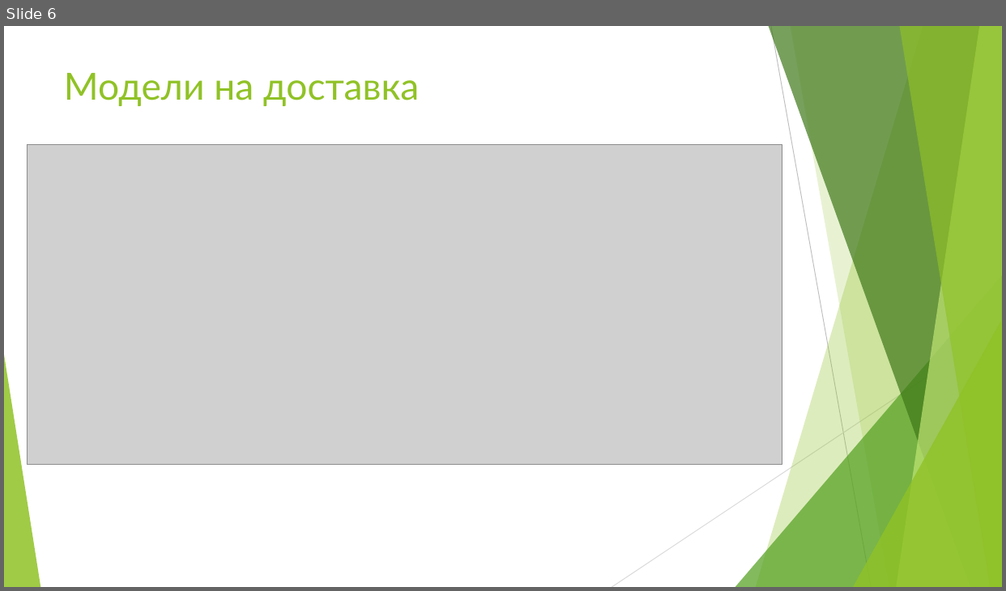
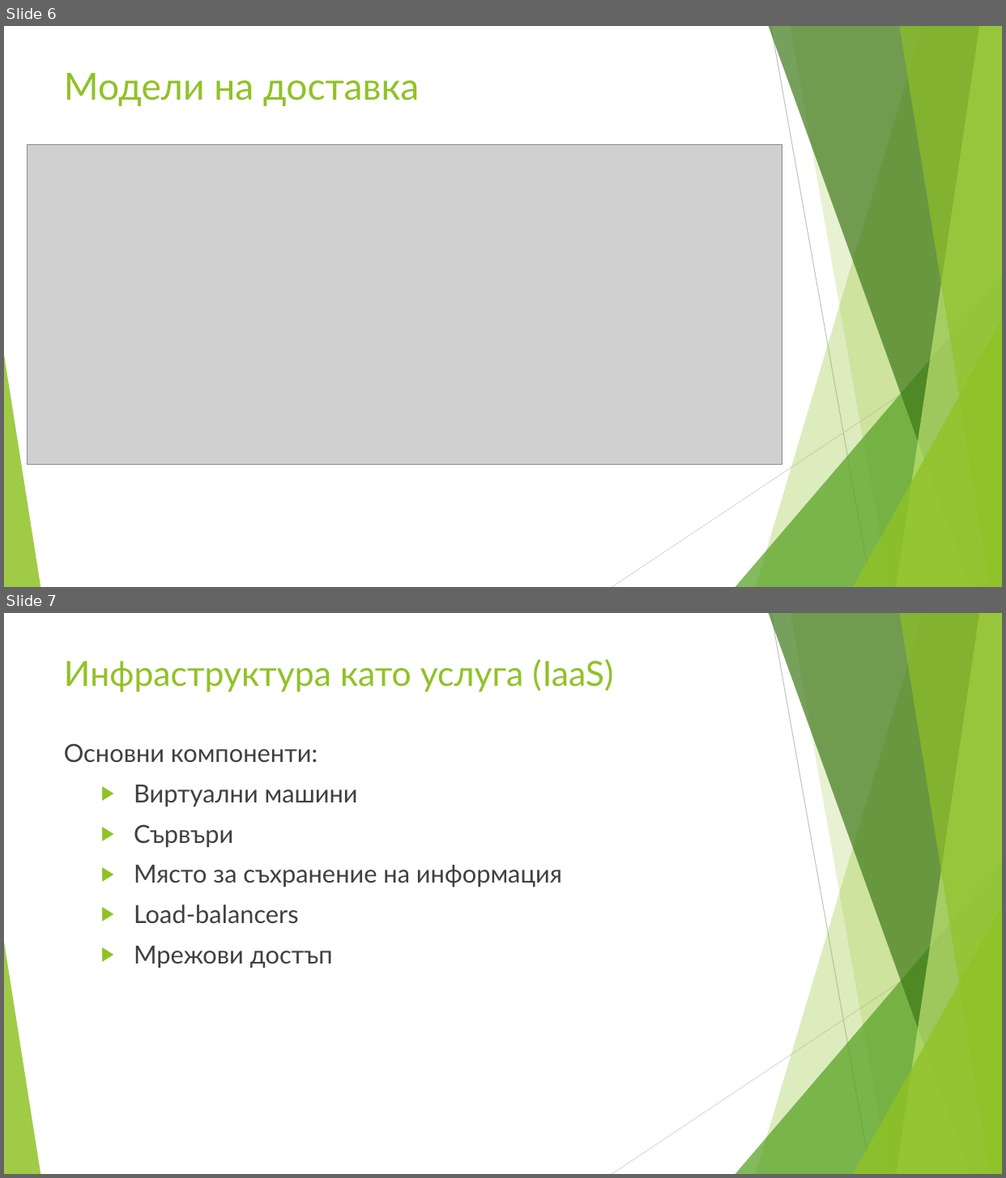
Before and after one commit to enchobelezirev/CloudComputing, a slide deck: CLOUD COMPUTING.pptx. Shown one above the other, each under a label of ours: slide 6 before the commit, slides 6 and 7 after it. The pictures are 1006x591 and 1006x1178 pixels, drawn with LibreOffice and Linux fonts; fonts in the diff are those of the drawing; grey boxes stand for pictures. Boxes give left, top, right and bottom in pixels: in the first picture for what was removed or moved away, otherwise in the second. Text is boxed around its words. In the diff, an @@ line names an element or a change of style, - is before the commit and + after.

```diff
--- a/CLOUD COMPUTING.pptx
+++ b/CLOUD COMPUTING.pptx
@@ slide 7 added at [4,613,1002,1174], background #FFFFFF; not listed: 10 template elements that a slide beside it also shows @@
@@ text added at [64,659,613,692], 33.3 pt, text #90C226 @@
+Инфраструктура като услуга (IaaS)
@@ text added at [64,743,562,969], 24 pt, text #404040 @@
+Основни компоненти:
+  ▶ Виртуални машини
+  ▶ Сървъри
+  ▶ Място за съхранение на информация
+  ▶ Load-balancers
+  ▶ Мрежови достъп
```
Also in this commit, not shown: 1 slide changed, 4 other slides added, 1 other file.
